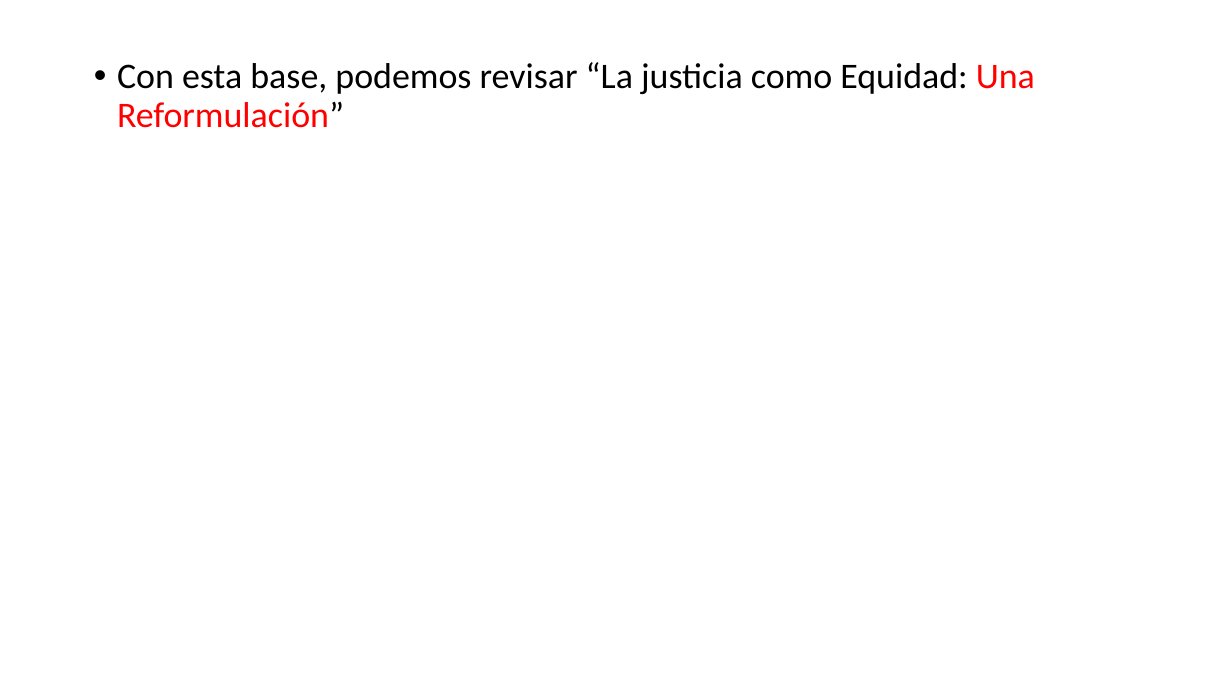
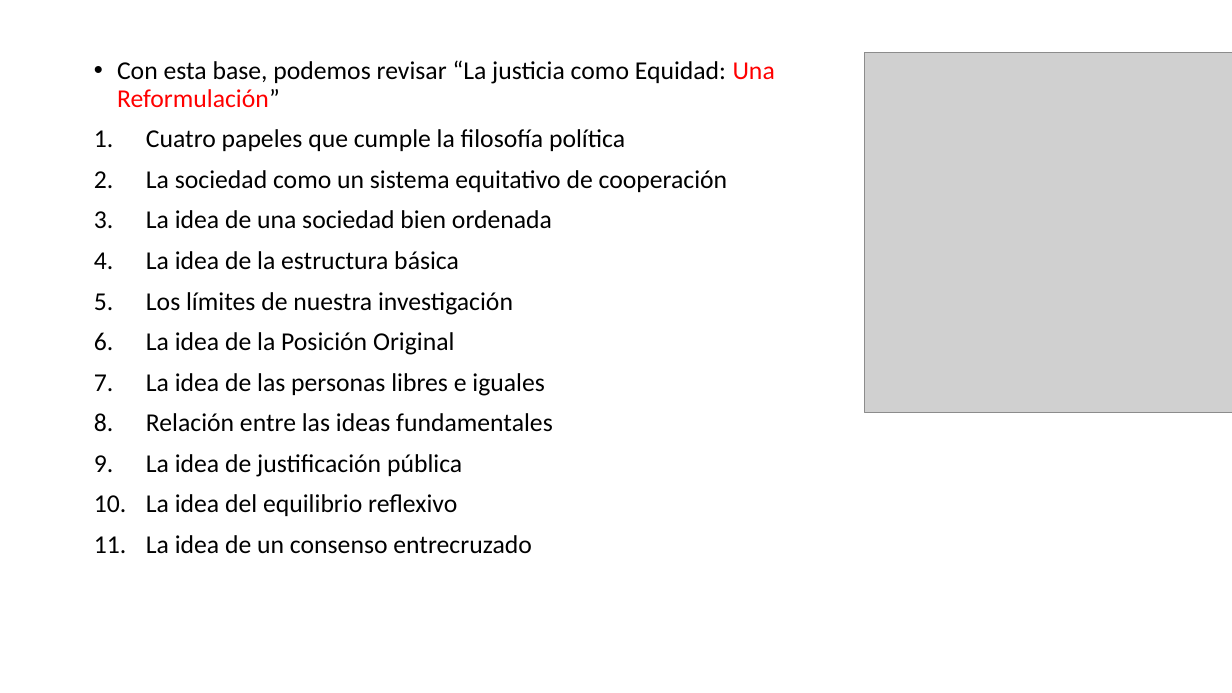
Before and after one commit to zaboltar/zaboltar.github.io, a slide deck: slide 17 of assets uarm/2019 sol-penscri-justfilpol/John Rawls - Justice as Fairness.pptx. Drawn at 1232x693 pixels with LibreOffice and Linux fonts; fonts in the diff are those of the drawing; grey boxes stand for pictures. Boxes give left, top, right and bottom in pixels: in the first picture for what was removed or moved away, otherwise in the second. Text is boxed around its words. In the diff, an @@ line names an element or a change of style, - is before the commit and + after.

```diff
--- a/assets uarm/2019 sol-penscri-justfilpol/John Rawls - Justice as Fairness.pptx
+++ b/assets uarm/2019 sol-penscri-justfilpol/John Rawls - Justice as Fairness.pptx
@@ picture added at bbox=[865, 53, 1232, 413] @@
@@ text at bbox=[117, 60, 775, 107]: size 28 to 20 pt in "Con esta base, podemos revisar “La justicia ..." @@
@@ text at bbox=[146, 129, 728, 554]: paragraphs added @@
+1. Cuatro papeles que cumple la filosofía política
+2. La sociedad como un sistema equitativo de cooperación
+3. La idea de una sociedad bien ordenada
+4. La idea de la estructura básica
+5. Los límites de nuestra investigación
+6. La idea de la Posición Original
+7. La idea de las personas libres e iguales
+8. Relación entre las ideas fundamentales
+9. La idea de justificación pública
+10. La idea del equilibrio reflexivo
+11. La idea de un consenso entrecruzado
```
Also in this commit, not shown: 12 slides added.
